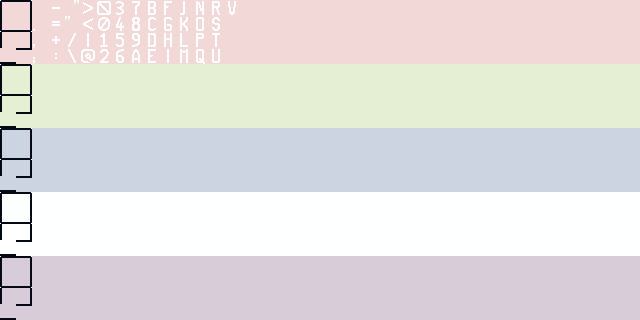
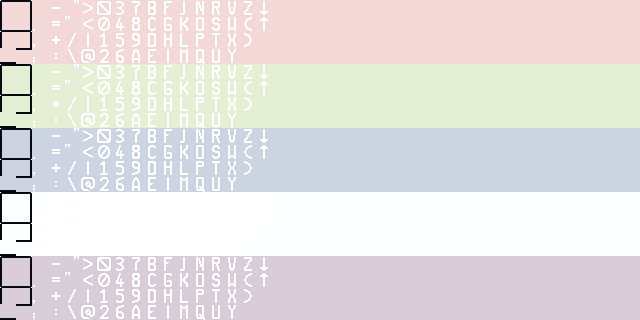
Revision of a layered w=640, h=320 image; what changed, layer by layer:
painted on "Ebene" over [33, 1, 268, 320]
